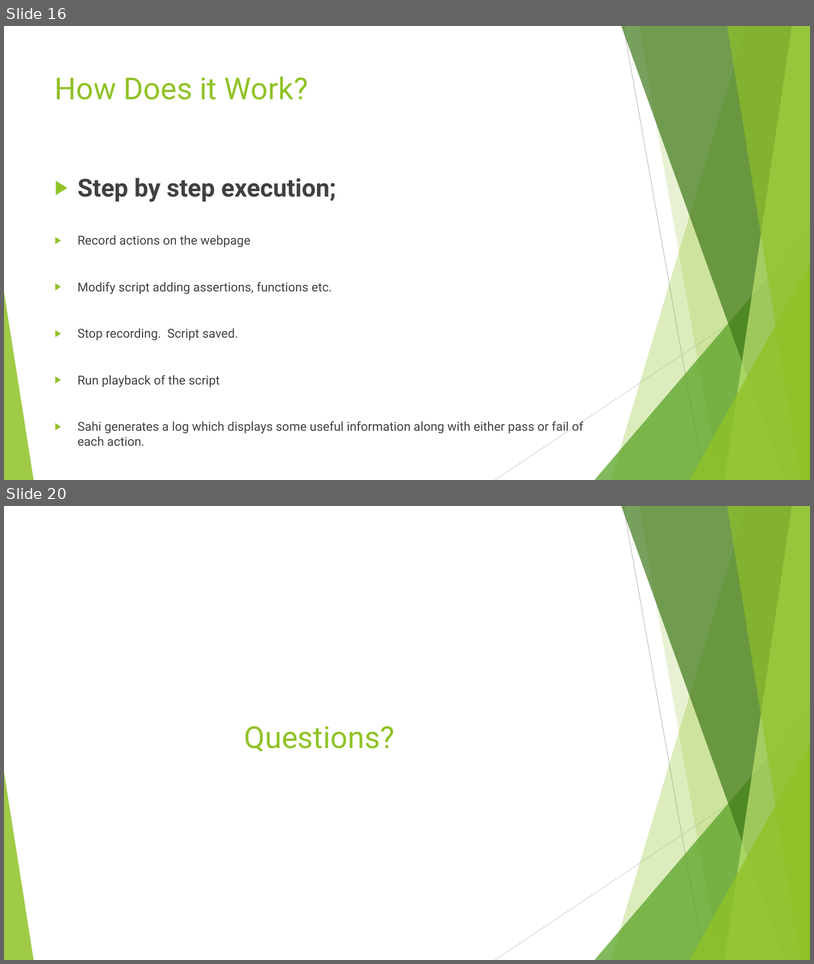
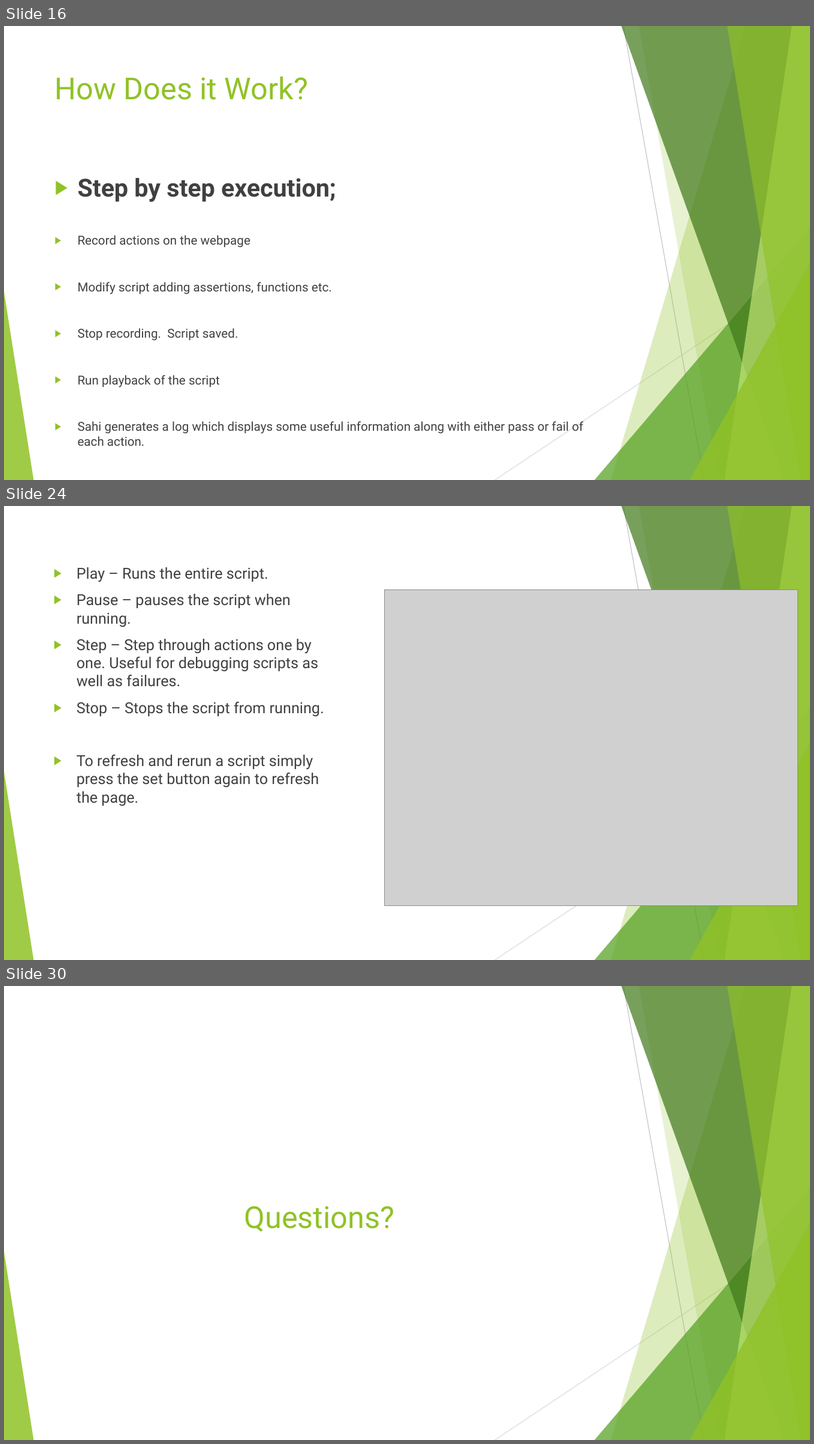
Before and after one commit to JamesDaniel/Software-Quality-Assurance-Group-CA, a slide deck: SQA Presentation_updated.pptx. Shown one above the other, each under a label of ours: slides 16 and 20 before the commit, slides 16, 24 and 30 after it; the slides between them are not shown. The pictures are 814x964 and 814x1444 pixels, drawn with LibreOffice and Linux fonts; fonts in the diff are those of the drawing; grey boxes stand for pictures. Boxes give left, top, right and bottom in pixels: in the first picture for what was removed or moved away, otherwise in the second. Text is boxed around its words. In the diff, an @@ line names an element or a change of style, - is before the commit and + after.

```diff
--- a/SQA Presentation_updated.pptx
+++ b/SQA Presentation_updated.pptx
@@ slide 24 added at [4,506,810,960], background #FFFFFF; not listed: 10 template elements that a slide beside it also shows @@
@@ text added at [77,567,324,806], 18 pt, text #404040 @@
+▶ Play – Runs the entire script.
+▶ Pause – pauses the script when running.
+▶ Step – Step through actions one by one. Useful for debugging scripts as well as failures.
+▶ Stop – Stops the script from running.
+▶ To refresh and rerun a script simply press the set button again to refresh the page.
@@ picture added at [385,589,798,906] @@
@@ what was slide 20 is now slide 30 @@
```
Also in this commit, not shown: 3 slides changed, 10 other slides added, 1 slide removed, 3 other files.
